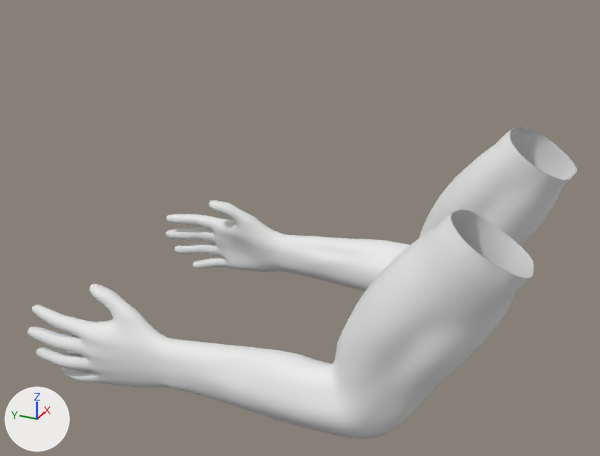
The Blender file Models/Viewmodel.blend, before and after one commit.
Rendered twice from a 50 mm camera at (-1.17, -0.401, 0.498) aimed at (-0.01, 0.121, -0.082). Every picture has the same lights, and +X, +Y and +Z are marked at lower left.

Objects in the first picture: 'Mid Poly Arm'.
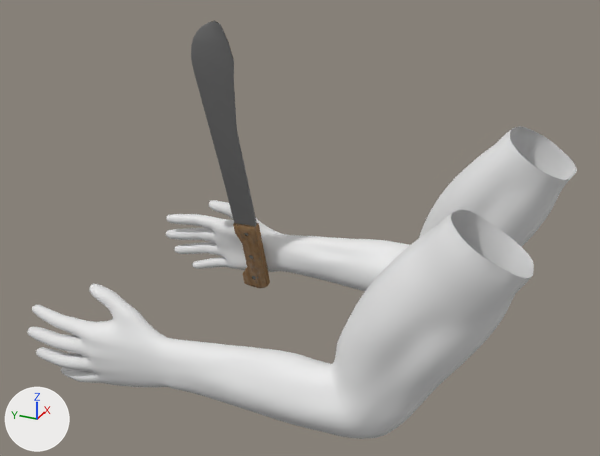
Edits to the bpy script that builds the scene:
```text
Add img_machete_texture_png:
    img_machete_texture_png = load_image('machete_texture.png', 'Machete/machete_texture.png', 256, 256, 'sRGB')
Add mat_machete:
    mat_machete = principled_material('Machete')
    mat_machete.texture = img_machete_texture_png
    mat_machete.roughness = 1.0
    mat_machete.specular_ior_level = 0.0
Add me_machete_1:
    me_machete_1.from_pydata(...)  # 341 vertices, 649 faces, 4 loose edges; spans x -0.011..0.01, y -0.073..0.031, z -0.085..0.507
    me_machete_1.polygons.foreach_set('use_smooth', [True] * 649)
    me_machete_1.materials.append(mat_machete)  # picture img_machete_texture_png
Add ob_machete_1:
    ob_machete_1 = bpy.data.objects.new('Machete', me_machete_1)
    ob_machete_1.location = (0.183, 0.317, -0.258)
    ob_machete_1.rotation_euler = (-0.0873, -0.253, -0.000349)  # degrees (-5, -14, -0)
```

What differs and where, as boxes [x1, y1, x2, y2] in the pictures (600 x 456 px):
'Machete', added
    after: [191, 21, 270, 288]
